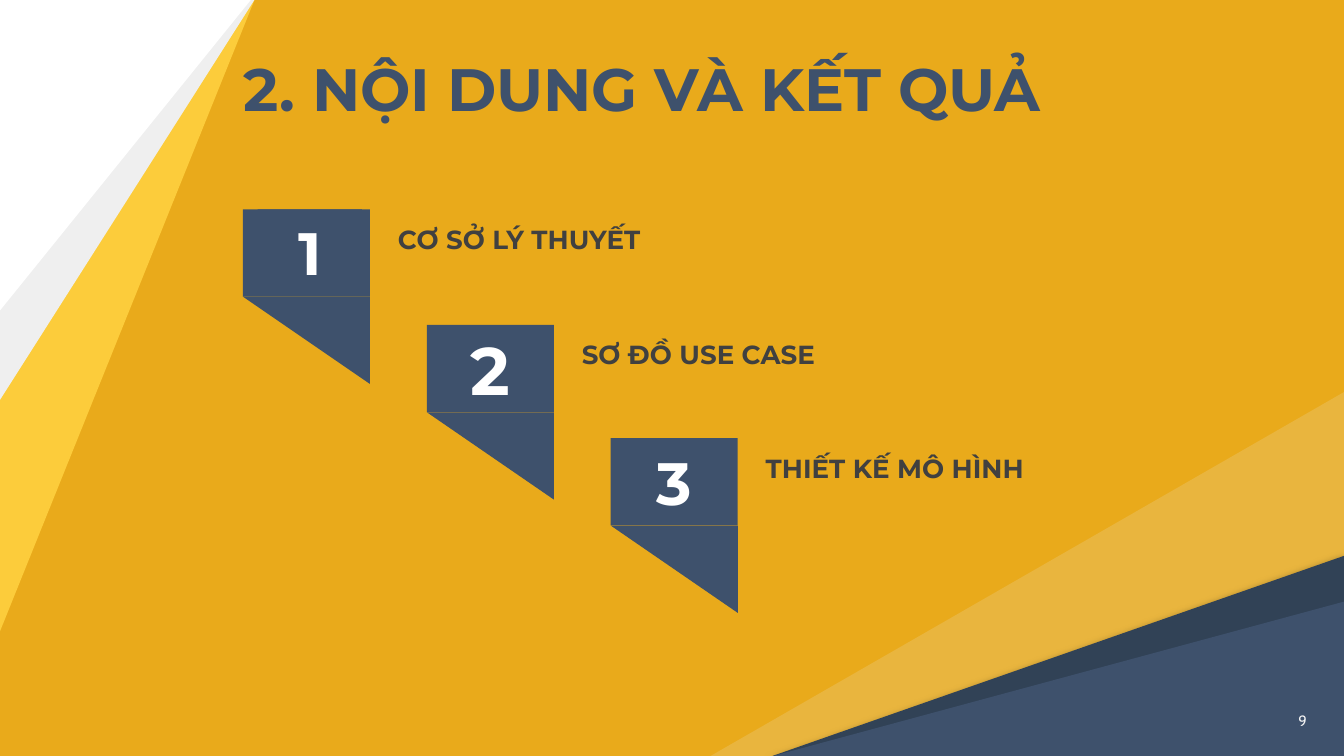
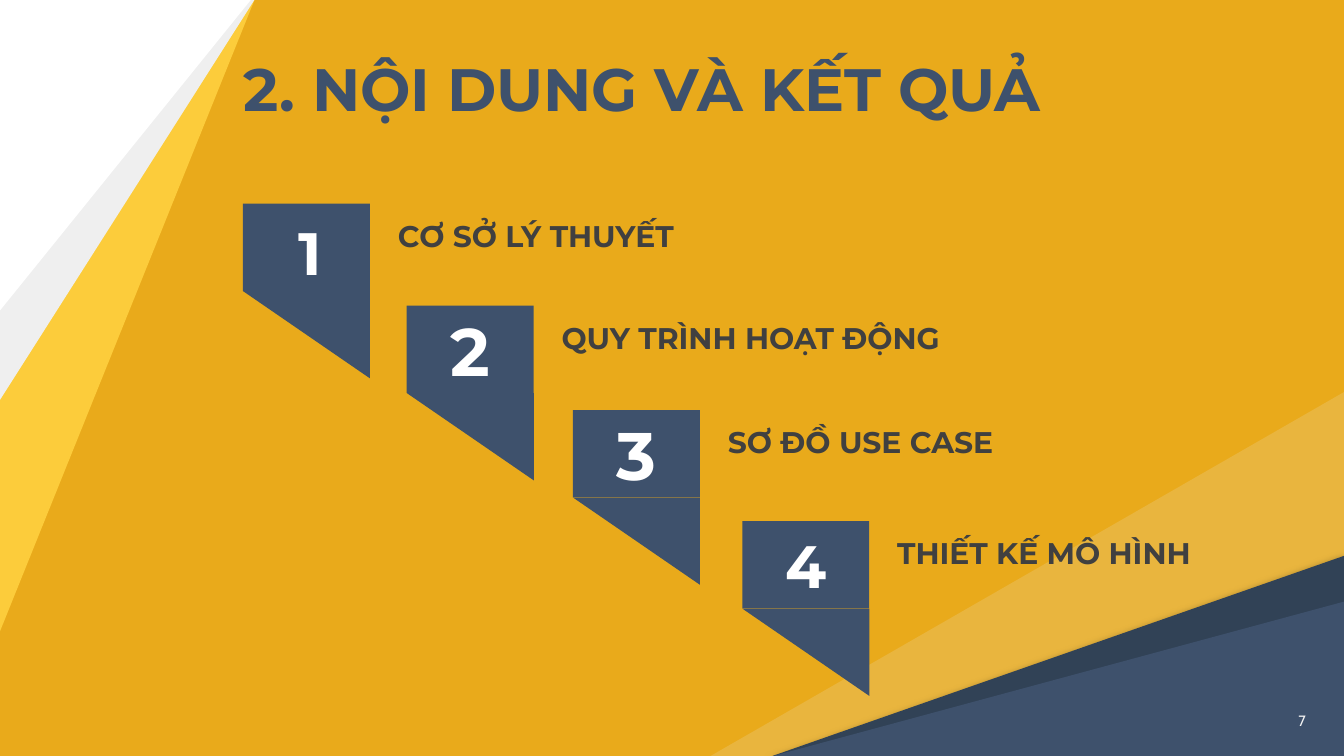
Before and after one commit to nghiale1/CongDongGiaSu, a slide deck: slide 7 of docs/thuyetTrinh_LeMinhNghia_B1605229.pptx (slide 9 before the commit). Drawn at 1344x756 pixels with LibreOffice and Linux fonts; fonts in the diff are those of the drawing. Boxes give left, top, right and bottom in pixels: in the first picture for what was removed or moved away, otherwise in the second. Text is boxed around its words. In the diff, an @@ line names an element or a change of style, - is before the commit and + after.

```diff
--- a/docs/thuyetTrinh_LeMinhNghia_B1605229.pptx
+++ b/docs/thuyetTrinh_LeMinhNghia_B1605229.pptx
@@ rectangle: place and size @@
-rectangle at [243, 210, 370, 297]
+rectangle at [243, 204, 370, 292]
@@ triangle: place and size @@
-triangle at [243, 297, 370, 384]
+triangle at [243, 292, 370, 379]
@@ rectangle "2": place and size @@
-rectangle "2" at [427, 325, 554, 413]
+rectangle "2" at [407, 306, 534, 394]
@@ text added at [562, 322, 939, 355], 16 pt, text #404040, bold @@
+QUY TRÌNH HOẠT ĐỘNG
@@ triangle added at [407, 392, 534, 480], fill #3E516C @@
@@ rectangle "3": place and size @@
-rectangle "3" at [610, 438, 737, 526]
+rectangle "3" at [573, 410, 699, 497]
@@ rectangle "3" at [573, 410, 699, 497]: size 32 to 36 pt @@
@@ text "SƠ ĐỒ USE CASE": place and size @@
-text "SƠ ĐỒ USE CASE" at [582, 339, 815, 365]
+text "SƠ ĐỒ USE CASE" at [728, 425, 993, 454]
@@ triangle: place and size @@
-triangle at [427, 413, 554, 500]
+triangle at [573, 497, 699, 585]
@@ rectangle added at [742, 521, 868, 609], fill #3E516C, 32 pt, text #FFFFFF, bold @@
+4
@@ size 14 to 16 pt in 3 elements at [398, 218, 674, 248], [728, 425, 993, 454], [897, 536, 1191, 565] @@
@@ text "THIẾT KẾ MÔ HÌNH": place and size @@
-text "THIẾT KẾ MÔ HÌNH" at [766, 452, 1024, 479]
+text "THIẾT KẾ MÔ HÌNH" at [897, 536, 1191, 565]
@@ triangle: place and size @@
-triangle at [610, 526, 737, 613]
+triangle at [742, 609, 868, 696]
@@ page number at [1298, 715, 1305, 726]: text changed @@
-9
+7
```
Also in this commit, not shown: 19 other slides changed, 7 slides added, 2 slides removed, 34 other files.
